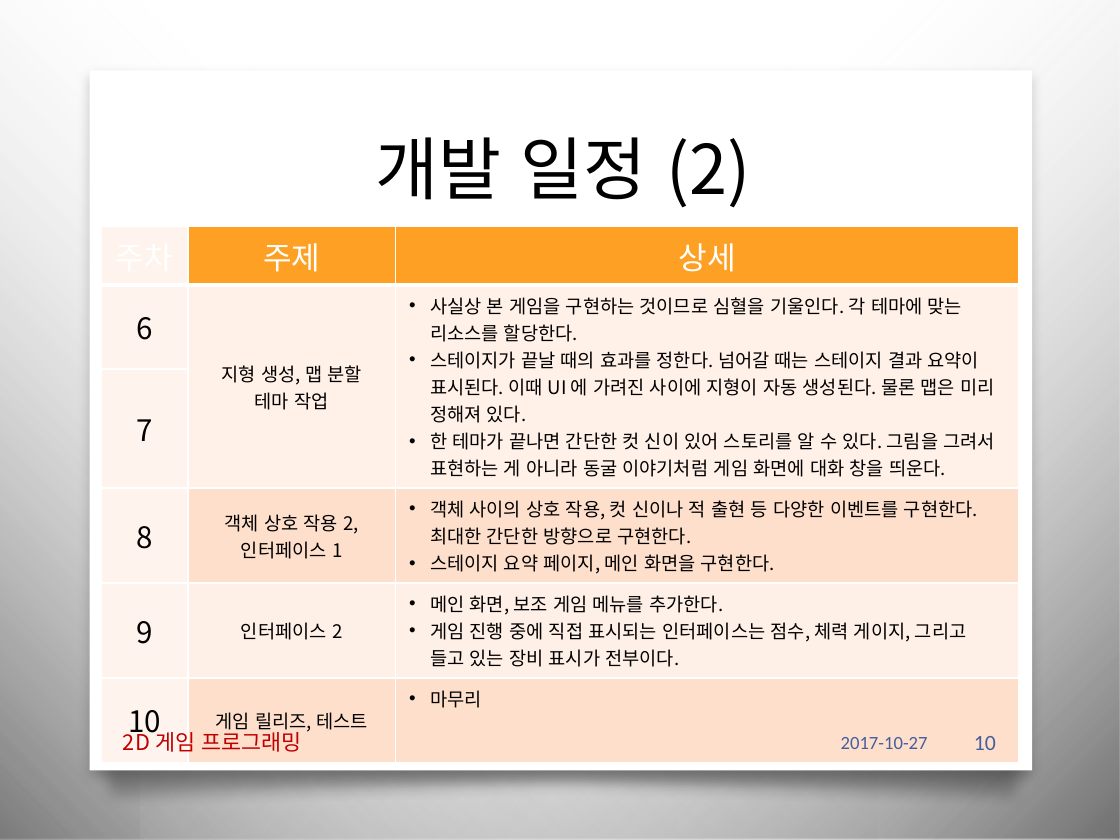
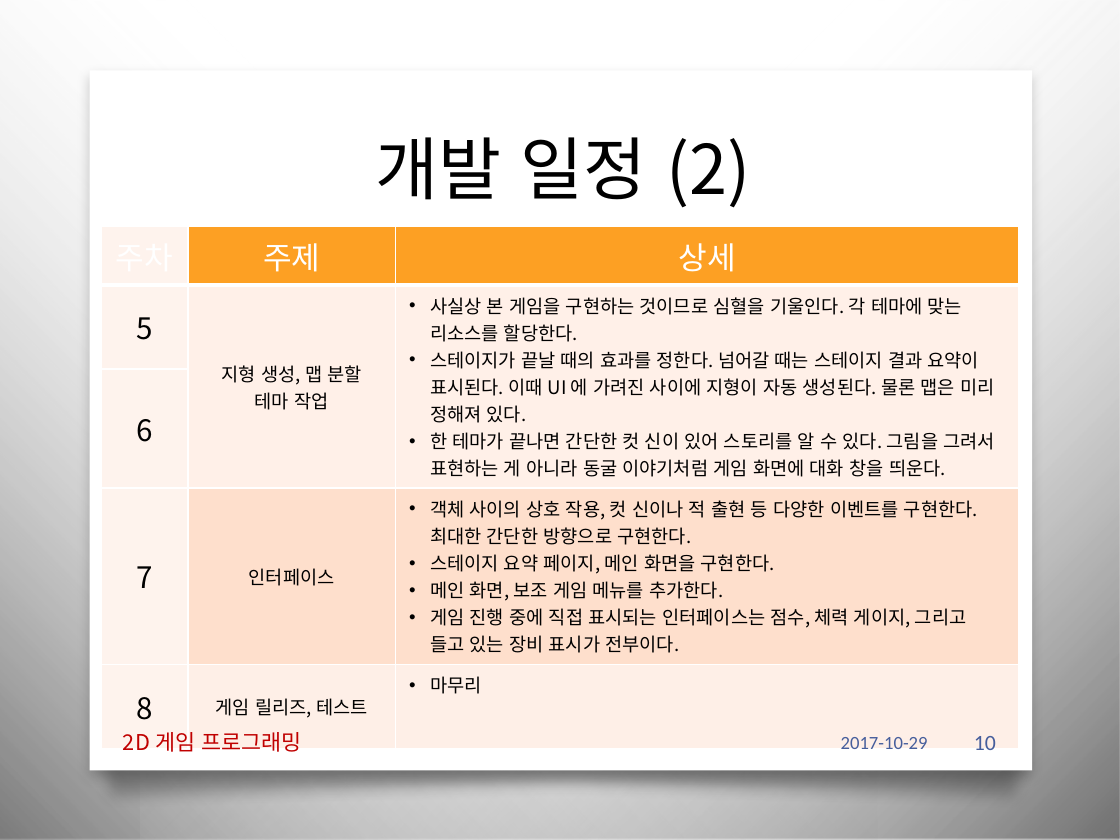
Before and after one commit to iconstudio/2017-Platformer, a slide deck: slide 10 of slides/2016180042_진윤성_2DGP_1차발표.pptx. Drawn at 1120x840 pixels with LibreOffice and Linux fonts; fonts in the diff are those of the drawing; background and template pictures are left out. Boxes give left, top, right and bottom in pixels: in the first picture for what was removed or moved away, otherwise in the second. Text is boxed around its words. In the diff, an @@ line names an element or a change of style, - is before the commit and + after.

```diff
--- a/slides/2016180042_진윤성_2DGP_1차발표.pptx
+++ b/slides/2016180042_진윤성_2DGP_1차발표.pptx
@@ table at <box>102,226,1018,724</box> @@
-row 2: 6 | 지형 생성, 맵 분할 / 테마 작업 | 사실상 본 게임을 구현하는 것이므로 심혈을 기울인다. 각 테마에 맞는 리소스를 할당한다. / 스테이지가 끝날 때의 효과를 정한다. 넘어갈 때는 스테이지 결과 요약이 표시된다. 이때 UI 에 가려진 사이에 지형이 자동 생성된다. 물론 맵은 미리 정해져 있다. / 한 테마가 끝나면 간단한 컷 신이 있어 스토리를 알 수 있다. 그림을 그려서 표현하는 게 아니라 동굴 이야기처럼 게임 화면에 대화 창을 띄운다.
-row 3: 7 |  | 
-row 4: 8 | 객체 상호 작용 2, / 인터페이스 1 | 객체 사이의 상호 작용, 컷 신이나 적 출현 등 다양한 이벤트를 구현한다. 최대한 간단한 방향으로 구현한다. / 스테이지 요약 페이지, 메인 화면을 구현한다.
-row 5: 9 | 인터페이스 2 | 메인 화면, 보조 게임 메뉴를 추가한다. / 게임 진행 중에 직접 표시되는 인터페이스는 점수, 체력 게이지, 그리고 들고 있는 장비 표시가 전부이다.
-row 6: 10 | 게임 릴리즈, 테스트 | 마무리
+row 2: 5 | 지형 생성, 맵 분할 / 테마 작업 | 사실상 본 게임을 구현하는 것이므로 심혈을 기울인다. 각 테마에 맞는 리소스를 할당한다. / 스테이지가 끝날 때의 효과를 정한다. 넘어갈 때는 스테이지 결과 요약이 표시된다. 이때 UI 에 가려진 사이에 지형이 자동 생성된다. 물론 맵은 미리 정해져 있다. / 한 테마가 끝나면 간단한 컷 신이 있어 스토리를 알 수 있다. 그림을 그려서 표현하는 게 아니라 동굴 이야기처럼 게임 화면에 대화 창을 띄운다.
+row 3: 6 |  | 
+row 4: 7 | 인터페이스 | 객체 사이의 상호 작용, 컷 신이나 적 출현 등 다양한 이벤트를 구현한다. 최대한 간단한 방향으로 구현한다. / 스테이지 요약 페이지, 메인 화면을 구현한다. / 메인 화면, 보조 게임 메뉴를 추가한다. / 게임 진행 중에 직접 표시되는 인터페이스는 점수, 체력 게이지, 그리고 들고 있는 장비 표시가 전부이다.
+row 5: 8 | 게임 릴리즈, 테스트 | 마무리
@@ text at <box>841,737,928,749</box>: text changed @@
-2017-10-27
+2017-10-29
```
Also in this commit, not shown: 9 other slides changed, 1 other file.
